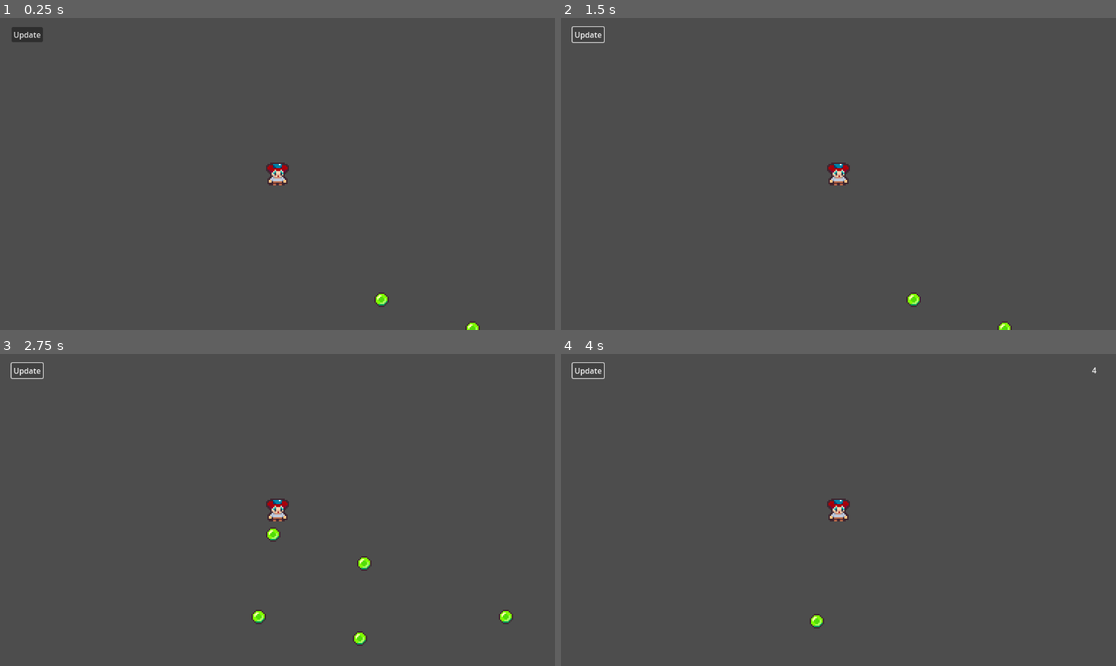
Above: before the commit, frames 1-4 (two rows, left to right).
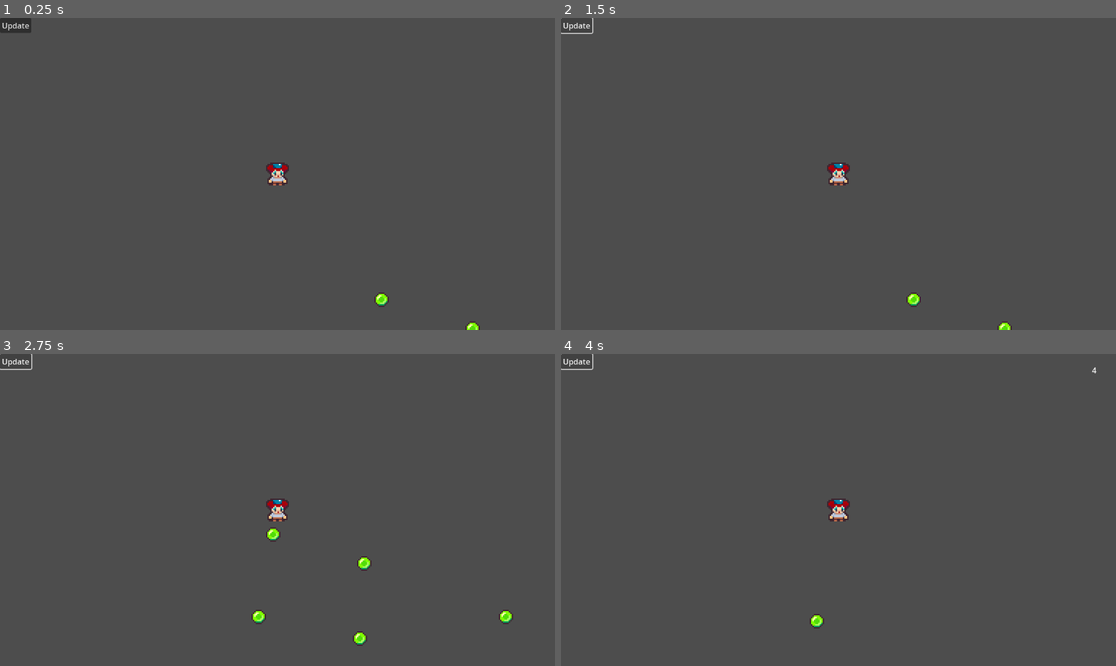
Above: after the commit, the same moments.

Repository: ryofac/pumpkin-survivors
Game: Godot game, scene res://Scenes/mainScene.tscn
The game is run twice, just before and just after one commit, with the same random seed, the same clock (stepped at 60 frames per second) and the same inputs.
Inputs:
- Up to frame 1 (0.25 s): no input
- Up to frame 2 (1.5 s): click "Update" at 0.5 s; tap Enter at 1.25 s; hold Right (ui_right) from 1.28 s (still down)
- Up to frame 3 (2.75 s): release Right (ui_right) at 2.03 s; hold Down (ui_down) from 2.03 s (still down)
- Up to frame 4 (4 s): release Down (ui_down) at 2.78 s; hold Right (ui_right) 2.78-3.53 s; hold Up (ui_up) from 3.53 s (still down)

The runs differ from the first frame. In frame 1, 0.4% of the frame differs, in the area x 0-8%, y 0-8%; in frame 2, 0.2%; in frame 3, 0.2%; in frame 4, 0.2%.

Commit message:
callable functions with parameters

Diff:
--- a/Scenes/mainScene.gd
+++ b/Scenes/mainScene.gd
@@ -57,6 +57,7 @@
 
 func _on_button_pressed():
 	var _att = player.currentAttacks.pick_random() as Attack;
+
 	if !_att:
 		print_rich("\n[color=red]LEVEL - NENHUM ATAQUE ENCONTRADO");
 		return;
--- a/Scenes/mainScene.tscn
+++ b/Scenes/mainScene.tscn
@@ -9,10 +9,8 @@
 [node name="UI" type="CanvasLayer" parent="."]
 
 [node name="Button" type="Button" parent="UI"]
-offset_left = 24.0
-offset_top = 19.0
-offset_right = 32.0
-offset_bottom = 27.0
+offset_right = 65.0
+offset_bottom = 31.0
 text = "Update"
 
 [node name="VBoxContainer" type="VBoxContainer" parent="UI"]
--- a/Scripts/attack.gd
+++ b/Scripts/attack.gd
@@ -4,6 +4,7 @@
 
 @export var player: Player;
 @export var level: int = 1;
+@export var levelMax: int = 1;
 @export var cooldown: float = 0.0;
 @export var basicDamage: float = 0.0;
 @export var multipliers: float = 1.0;
--- a/Scripts/bonk.gd
+++ b/Scripts/bonk.gd
@@ -7,6 +7,7 @@
 func _ready():
 	# Deixei os valores padrão no export
 	remainingCooldown = cooldown;
+	levelMax = updateManager.updatesList.size() + 1;
 
 func _process(delta):
 
--- a/Scripts/updateManager.gd
+++ b/Scripts/updateManager.gd
@@ -6,17 +6,24 @@
 
 var index: int = 0;
 var updatesList: Array[Dictionary] = [
-	{"Info": "Aumentar multiplicadores", "Callable": increase_multipliers},
-	{"Info": "Aumentar multiplicadores", "Callable": increase_multipliers},
-	{"Info": "Diminuir cooldown", "Callable": decrease_cooldown},
+	#{"Info": "Aumentar multiplicadores", "Callable": increase_multipliers},
+	#{"Info": "Aumentar multiplicadores", "Callable": increase_multipliers},
+	#{"Info": "Diminuir cooldown", "Callable": decrease_cooldown},
 	#{"Info": "Level Up", "Callables": [increase_multipliers, decrease_cooldown]},
-	#{
-		#"Info": "Level Up",
-		#"Callables": [
-			#{"callable": increase_multipliers, "parameters": ["bla", "bla"]},
-			#{"callable": increase_multipliers, "parameters": ["bla", "bla"]}
-		#]
-	#},
+	{
+		"Info": "[color=green]+50%[/color] multiplicadores \n[color=green]-20%[/color] cooldown ",
+		"Callables": [
+			{"callable": increase_multipliers, "param": 0.5},
+			{"callable": decrease_cooldown, "param": 0.2}
+		]
+	},
+	{
+		"Info": "[color=green]+100%[/color] multiplicadores \n[color=green]-50%[/color] cooldown ",
+		"Callables": [
+			{"callable": increase_multipliers, "param": 1.},
+			{"callable": decrease_cooldown, "param": 0.5}
+		]
+	},
 ]
 
 # Called when the node enters the scene tree for the first time.
@@ -24,12 +31,14 @@
 	pass # Replace with function body.
 
 func decrease_cooldown(value: float):
-	pass
+	attack.cooldown *= 1 - value;
 
 func increase_multipliers(value: float):
+	attack.multipliers *= 1 + value;
 	pass
 
 func decrease_multipliers(value: float):
+	attack.multipliers *= 1 - value;
 	pass
 
 func levelUp():
@@ -44,10 +53,13 @@
 
 
 	var _up = updatesList[index] as Dictionary;
-	if !_up:
-		print_rich("[color=red]UPDATE - NENHUM UPDATE CONFIGURADO NA LISTA");
 
-	_up.Callable.call(0.5);
+	for function in _up.Callables:
+
+		if function.has("param"):
+			function.callable.call(function.param);
+		else:
+			function.callable.call();
 
 	attack.level += 1;
 	index += 1;
